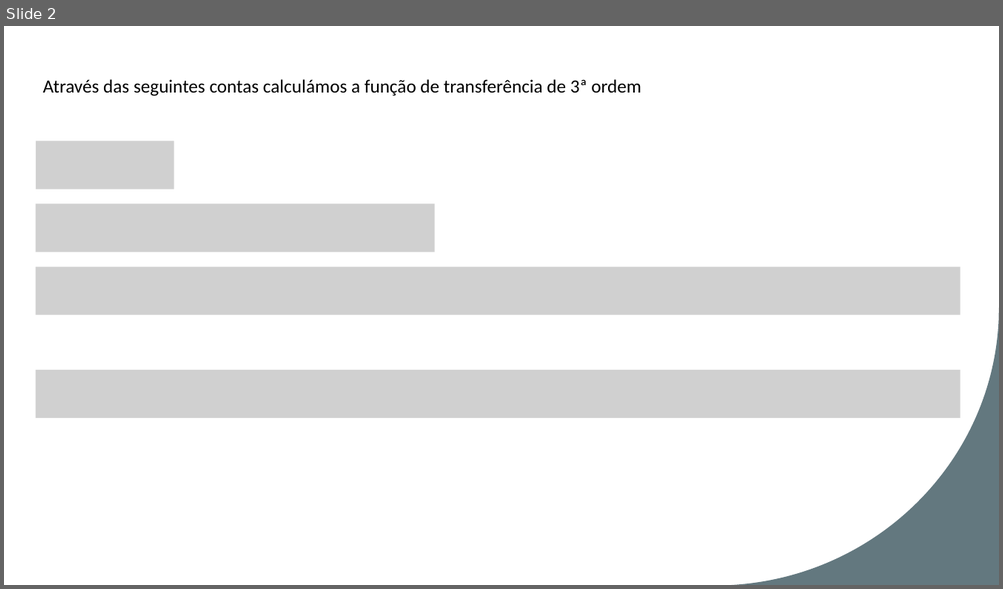
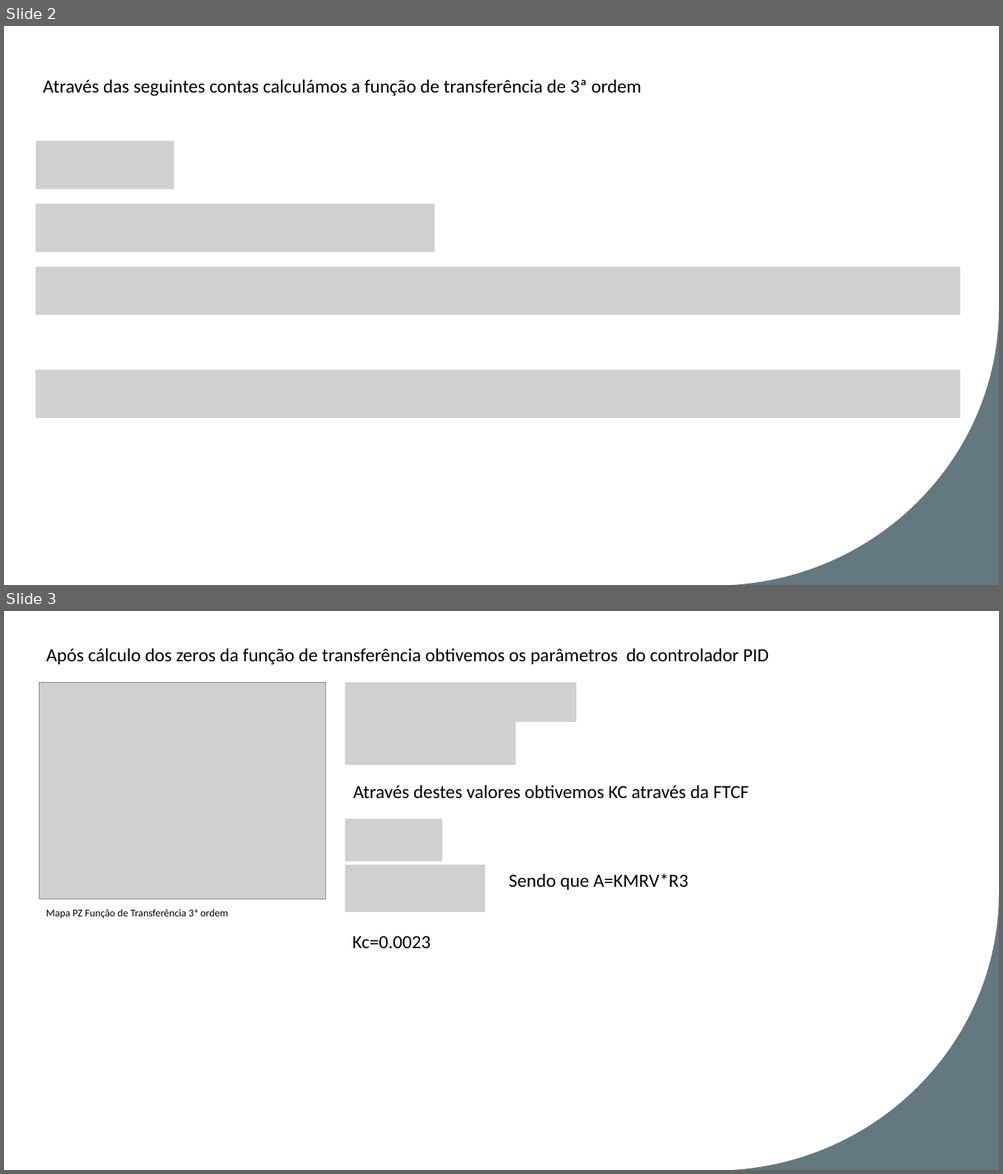
Before and after one commit to acorreia00/Matlab_CS, a slide deck: TP4/TP4 – Simulacao de Sistemas.pptx. Shown one above the other, each under a label of ours: slide 2 before the commit, slides 2 and 3 after it. The pictures are 1003x589 and 1003x1174 pixels, drawn with LibreOffice and Linux fonts; fonts in the diff are those of the drawing; grey boxes stand for pictures. Boxes give left, top, right and bottom in pixels: in the first picture for what was removed or moved away, otherwise in the second. Text is boxed around its words. In the diff, an @@ line names an element or a change of style, - is before the commit and + after.

```diff
--- a/TP4/TP4 – Simulacao de Sistemas.pptx
+++ b/TP4/TP4 – Simulacao de Sistemas.pptx
@@ slide 3 added at (x1=4, y1=611, x2=999, y2=1170), background #FFFFFF; not listed: 1 template element that a slide beside it also shows @@
@@ text added at (x1=46, y1=648, x2=768, y2=665), 18 pt, text #000000 @@
+Após cálculo dos zeros da função de transferência obtivemos os parâmetros do controlador PID
@@ picture added at (x1=39, y1=683, x2=327, y2=899) @@
@@ picture added at (x1=345, y1=683, x2=576, y2=722) @@
@@ picture added at (x1=345, y1=715, x2=516, y2=766) @@
@@ text added at (x1=353, y1=785, x2=748, y2=799), 18 pt, text #000000 @@
+Através destes valores obtivemos KC através da FTCF
@@ picture added at (x1=345, y1=819, x2=442, y2=862) @@
@@ picture added at (x1=345, y1=865, x2=485, y2=912) @@
@@ text added at (x1=509, y1=874, x2=688, y2=890), 18 pt, text #000000 @@
+Sendo que A=KMRV*R3
@@ text added at (x1=46, y1=909, x2=227, y2=919), 10 pt, text #000000 @@
+Mapa PZ Função de Transferência 3ª ordem
@@ text added at (x1=353, y1=936, x2=431, y2=948), 18 pt, text #000000 @@
+Kc=0.0023
```
Also in this commit, not shown: 3 slides changed, 13 other files.
